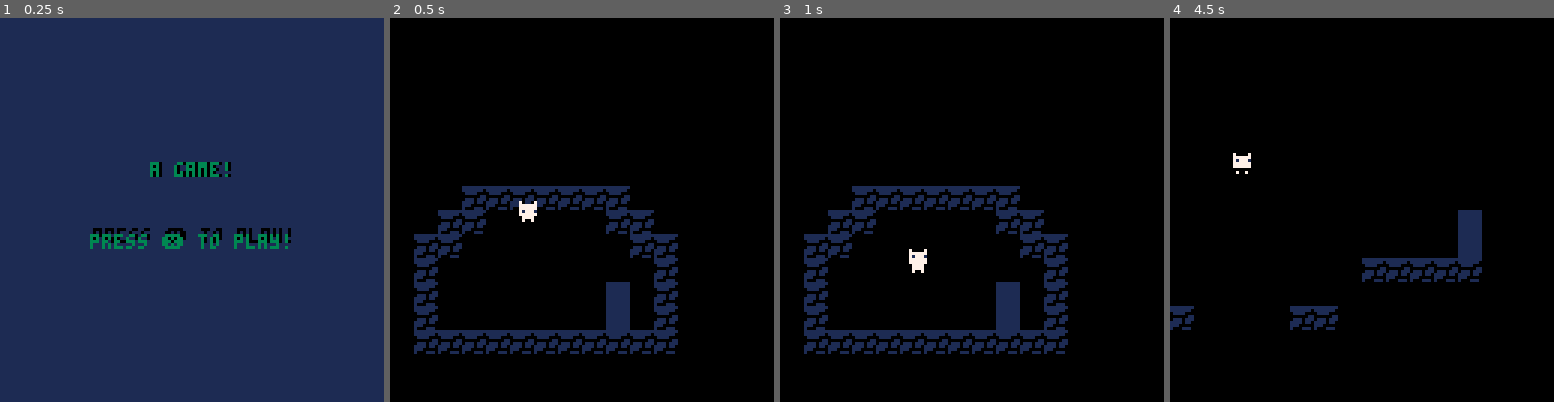
Above: before the commit, frames 1-4 (left to right).
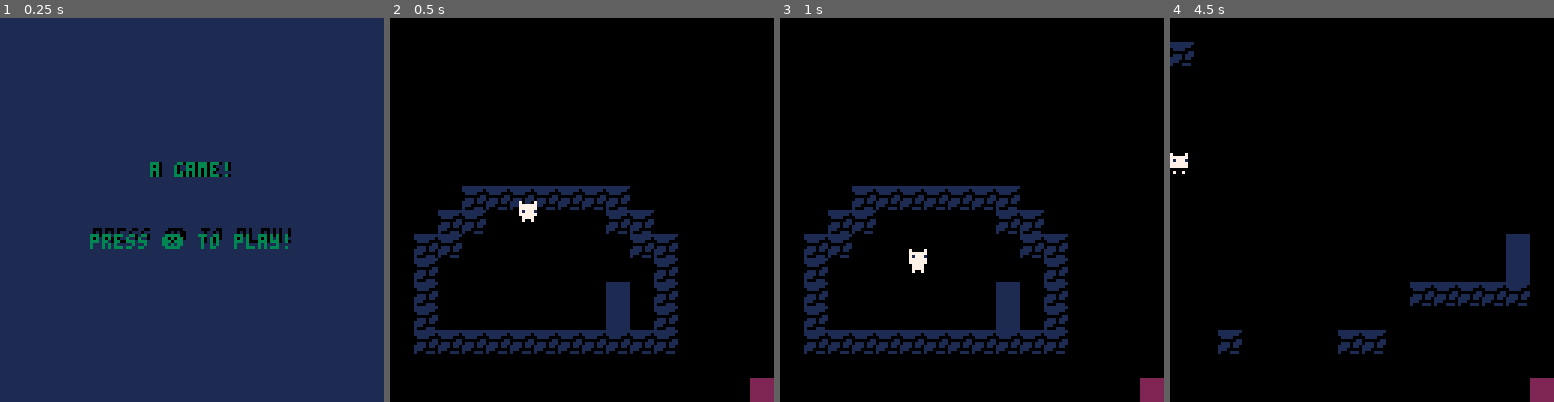
Above: after the commit, the same moments.

Repository: aadhyap/GBJam14
Game: PICO-8 cartridge platformer-game.p8
Same seed, same stepped clock (60 frames per second), same inputs: the game is played once before the commit and once after it.
Inputs:
- Up to frame 1 (0.25 s): no input
- Up to frame 2 (0.5 s): tap X (X key) at 0.33 s
- Up to frame 3 (1 s): tap O (Z key) at 0.7 s
- Up to frame 4 (4.5 s): tap X (X key) at 1.07, 1.85, 2.97, 4.08 s; hold Right 1.6-2.1 s; tap O (Z key) every 0.4 s from 1.7 to 4.1 s; hold Up 2.15-2.42 s; hold Right 2.47-3.03 s; hold Left 3.08-3.58 s; hold Right from 4.02 s (still down)

Frame 1 is identical in both runs. In frame 2, 0.4% of the frame differs, in the area x 93-100%, y 93-100%; in frame 3, 0.4%; in frame 4, 6.4%, in the area x 0-100%, y 6-100%.

Commit message:
Dev log I have Total tokens: 8192
Creating levels through strings rather than sprites, saving memory
30 levels → 480 tokens (1st method) vs 30 tokens (2nd method)
I would do the 480 for the sake of organization
However I can store these leves data in a separate file and convert them to a singular string when i finish creating a level and therefore use the second method and save memory. Similarly I can actually get the coordinates only for the collisions and create the map based on that

Program a file that converts a list into a string
Save memory
Program a file that is able to extract the needed coordinates to place the collision objects since not every object will need to be drawn however we might have a background so this might not be necessary
Save computation
--level data

levels =

-- 16 tokens
1010101010101010,
		1010101010101010,
		1010101010101010,
		1010101010101010,
		1010101010101010,
		1010101010101010,
		1010101010101010,
		1010101010101010,
		1010101010101010,
		1010101010101010,
		1010101010101010,
		1010101010101010,
		1010101010101010,
		1010101010101010,
		1010101010101010,
		1010101010101010
,

-- 1 token

1010101010101010#1010101010101010#1010101010101010#1010101010101010#1010101010101010#1010101010101010#1010101010101010#1010101010101010#1010101010101010#1010101010101010#1010101010101010#1010101010101010#1010101010101010#1010101010101010#1010101010101010#1010101010101010

Diff:
--- a/platformer-game.p8
+++ b/platformer-game.p8
@@ -61,6 +61,7 @@
 -- main functions
 
 function game_init()
+	import_lvl_data(lvl_strs[1])
 
 --location of levels on map
 	levels = {
@@ -112,7 +113,7 @@
 			cls(0)
 		end
 	end
-	import_lvl_data(lvl_strs[1])
+
 
 
 
@@ -311,14 +314,10 @@
 	else
 --update to next level------
 		sfx(6)
-		level.x = levels[levelnum][1]
-		level.y = levels[levelnum][2]
-		level.name = levels[levelnum][3]
-
+		import_lvl_data(lvl_strs[levelnum])
 		p.x = level.x
 		p.y = level.y
-		map_x = level.x
-		map_y = level.y
+
 	end
 end
 
@@ -377,7 +376,8 @@
 
 lvl_strs = {
 -- 1 token
-"0,0,0,0,0,0,0,0,0,0,0,0,0,0,0,0,0,0,0,0,0,0,0,65,65,65,65,6 …(385 unchanged characters)… 0,0,0,0,0,0,0,0,0,0,0,0,0,0,0,0,0,0,0,0"
+"0,0,0,0,0,0,0,0,0,0,0,0,0,0,0,0,0,0,0,0,0,0,0,65,65,65,65,6 …(385 unchanged characters)… 0,0,0,0,0,0,0,0,0,0,0,0,0,0,0,0,0,0,0,0",
+"65,0,0,0,0,0,0,0,0,0,0,0,0,0,0,0,0,0,0,0,0,0,0,0,0,0,0,0,0,0,0,0,0,0,0,0,0,0,0,0,0,0,65,0,0,0,0,0,0,0,0,0,0,0,0,0,0,0,0,0,0,0,0,0,0,0,0,0,0,0,0,0,0,0,0,0,0,0,0,0,0,0,0,0,0,0,0,68,0,0,0,0,0,0,0,0,0,0,0,0,0,0,68,0,0,0,0,0,0,0,0,0,0,0,0,0,0,65,0,0,0,0,0,0,0,0,0,0,0,0,0,0,65,0,0,0,0,0,0,0,0,0,0,0,0,0,68,0,0,0,0,0,0,0,0,0,0,0,0,0,65,0,0,0,0,0,0,0,0,0,0,0,0,0,0,65,0,0,0,0,0,0,0,0,0,0,0,0,0,0,65,0,0,0,0,0,0,0,0,0,0,0,0,0,0,65,0,0,0,0,0,0,0,0,0,0,0,0,66,66,65,0,0,0,0"
 }
 -->8
 -- import + export lvl map data
@@ -538,29 +538,32 @@
 0000000000000000000000000000000000000000000000000000000000000000000000000000000000000000000000000000000000000000000000000000000000010205050000000000000000000000000300000000000000000000000000000000000000000000000000000000000000000000000000000000000000000000
 0000000000000000000000000000000000000000000000000000000000000000000000000000000000000000000000000000000000000000000000000000000000000000000000000000000000000000000000000000000000000000000000000000000000000000000000000000000000000000000000000000000000000000
 __map__
-0000000000000000000000000000000000000000000000000000000000000000000000000000000000000000000000000000000000000000000000000000000000000000000000000000000000000000000000000000000000000000000000000000000000000000000000000000000000000000000000000000000000000000
-0000000000000000000000000000000000000000000000000000000000000000000000000000000000000000000000000000000000000000000000000000000000000000000000000000000000000000000000000000000000000000000000000000000000000000000000000000000000000000000000000000000000000000
-0000000000000000000000000000000000000000000000000000000000000000000000000000000000000000000000000000000000000000000000000000000000000000000000000000000000000000000000000000000000000000000000000000000000000000000000000000000000000000000000000000000000000000
-0000000000000000000000000000000000000000000000000000000000000000000000000000000000000000000000000000000000000000000000000000000000000000000000000000000000000000000000000000000000000000000000000000000000000000000000000000000000000000000000000000000000000000
-0000000000000000000000000000000000000000000000000000000000000000000000000000000000000000000000000000000000000000000000000000000000000000000000000000000000000000000000000000000000000000000000000000000000000000000000000000000000000000000000000000000000000000
-0000000000000000000000000000000000000000000000000000000000000000000000000000000000000000000000000000000000000000000000000000000000000000000000000000000000000000000000000000000000000000000000000000000000000000000000000000000000000000000000000000000000000000
-0000000000000000000000000000000000000000000000000000000000000000000000000000000000000000000000000000000000000000000000000000000000000000000000000000000000000000000000000000000000000000000000000000000000000000000000000000000000000000000000000000000000000000
-0000000000000000000000000000000000000000000000000000000000000000000000000000000000000000000000000000000000000000000000000000000000000000000000000000000000000000000000000000000000000000000000000000000000000000000000000000000000000000000000000000000000000000
-0000000000000000000000000000000000000000000000000000000000000000004200000000000000000000000000000000000000000000000000000000000000000000000000000000000000000000000000000000000000000000000000000000000000000000000000000000000000000000000000000000000000000000
-0000000000000000000000000000000000000000000000000000000000000000004200000000000000000000000000000000000000000000000000000000000000000000000000000000000000000000000000000000000000000000000000000000000000000000000000000000000000000000000000000000000000000000
-0000000000000000000000000000000000000000000000000000000000414141414100000000000000000000000000000000000000000000000000000000000000000000000000000000000000000000000000000000000000000000000000000000000000000000000000000000000000000000000000000000000000000000
-0000000000000000000000000000000000000000000000000000000044000000000000000000000000000000000000000000000000000000000000000000000000000000000000000000000000000000000000000000000000000000000000000000000000000000000000000000000000000000000000000000000000000000
-0000000000000000000000000000000000000000004100004444414100000000000000000000000000000000000000000000000000000000000000000000000000000000000000000000000000000000000000000000000000000000000000000000000000000000000000000000000000000000000000000000000000000000
-…(13 lines of a section not shown)…
+4300000000000000000000000000000000000000000000000000000000000000000000000000000000000000000000000000000000000000000000000000000000000000000000000000000000000000000000000000000000000000000000000000000000000000000000000000000000000000000000000000000000000000
+0000000000000000000000000000000000000000000000000000000000000000000000000000000000000000000000000000000000000000000000000000000000000000000000000000000000000000000000000000000000000000000000000000000000000000000000000000000000000000000000000000000000000000
+0000000000000000000000000000000000000000000000000000000000000000000000000000000000000000000000000000000000000000000000000000000000000000000000000000000000000000000000000000000000000000000000000000000000000000000000000000000000000000000000000000000000000000
+0000000000000000000000000000000000000000000000000000000000000000000000000000000000000000000000000000000000000000000000000000000000000000000000000000000000000000000000000000000000000000000000000000000000000000000000000000000000000000000000000000000000000000
+0000000000000000000000000000000000000000000000000000000000000000000000000000000000000000000000000000000000000000000000000000000000000000000000000000000000000000000000000000000000000000000000000000000000000000000000000000000000000000000000000000000000000000
+0000000000000000000000000000000000000000000000000000000000000000000000000000000000000000000000000000000000000000000000000000000000000000000000000000000000000000000000000000000000000000000000000000000000000000000000000000000000000000000000000000000000000000
+0000000000000000000000000000000000000000000000000000000000000000000000000000000000000000000000000000000000000000000000000000000000000000000000000000000000000000000000000000000000000000000000000000000000000000000000000000000000000000000000000000000000000000
+0000000000000000000000000000000000000000000000000000000000000000000000000000000000000000000000000000000000000000000000000000000000000000000000000000000000000000000000000000000000000000000000000000000000000000000000000000000000000000000000000000000000000000
+0000000000000000000000000000000000000000000000000000000000000000000000000000000000000000000000000000000000000000000000000000000000000000000000000000000000000000000000000000000000000000000000000000000000000000000000000000000000000000000000000000000000000000
+0000000000000000000000000000000000000000000000000000000000000000000000000000000000000000000000000000000000000000000000000000000000000000000000000000000000000000000000000000000000000000000000000000000000000000000000000000000000000000000000000000000000000000
+0000000000000000000000000000000000000000000000000000000000000000000000000000000000000000000000000000000000000000000000000000000000000000000000000000000000000000000000000000000000000000000000000000000000000000000000000000000000000000000000000000000000000000
+0000000000000000000000000000000000000000000000000000000000000000000000000000000000000000000000000000000000000000000000000000000000000000000000000000000000000000000000000000000000000000000000000000000000000000000000000000000000000000000000000000000000000000
+0000000000000000000000000000000000000000000000000000000000000000000000000000000000000000000000000000000000000000000000000000000000000000000000000000000000000000000000000000000000000000000000000000000000000000000000000000000000000000000000000000000000000000
+0000000000000000000000000000000000000000000000000000000000000000000000000000000000000000000000000000000000000000000000000000000000000000000000000000000000000000000000000000000000000000000000000000000000000000000000000000000000000000000000000000000000000000
+0000000000000000000000000000000000000000000000000000000000000000000000000000000000000000000000000000000000000000000000000000000000000000000000000000000000000000000000000000000000000000000000000000000000000000000000000000000000000000000000000000000000000000
+0000000000000000000000000000004300000000000000000000000000000000000000000000000000000000000000000000000000000000000000000000000000000000000000000000000000000000000000000000000000000000000000000000000000000000000000000000000000000000000000000000000000000000
+…(13 lines of a section not shown)…
Not shown, changed: tmaplvl0.txt
